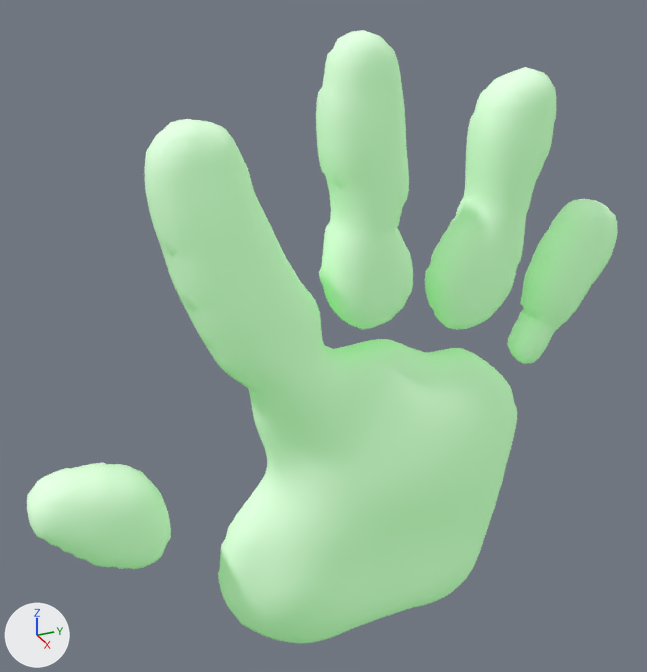
What one commit did to the glTF model cwhand.glb.
One viewpoint serves both versions: a 50 mm lens placed at (18.62, -9.28, 11.79), pointed at (-0.71, -0.58, 2.12). The lights are fixed; the arrows at lower left show +X, +Y and +Z. Where no turn or scale is listed for an object, it has been applied to the vertices.

Before the edit, the objects in view are built like this:
```python
mat_material_001 = principled_material('Material.001')
mat_material_001.base_color = (0.8, 0.8, 0.8)  # white #e7e7e7
mat_material_001.roughness = 1.0
mat_material_001.emission_color = (0.0204, 0.3, 0.0126)  # green #27951d
mat_material_001.emission_strength = 1.0
me_plane_002 = bpy.data.meshes.new('Plane.002')
me_plane_002.from_pydata(...)  # 4168 vertices, 8316 faces; spans x -1.4..1.4, y -8.9..7.4, z -7.1..9.9
me_plane_002.materials.append(mat_material_001)  # white #e7e7e7
ob_hand = bpy.data.objects.new('hand', me_plane_002)
ob_hand.location = (-0.13, 0.49, -0.23)
```
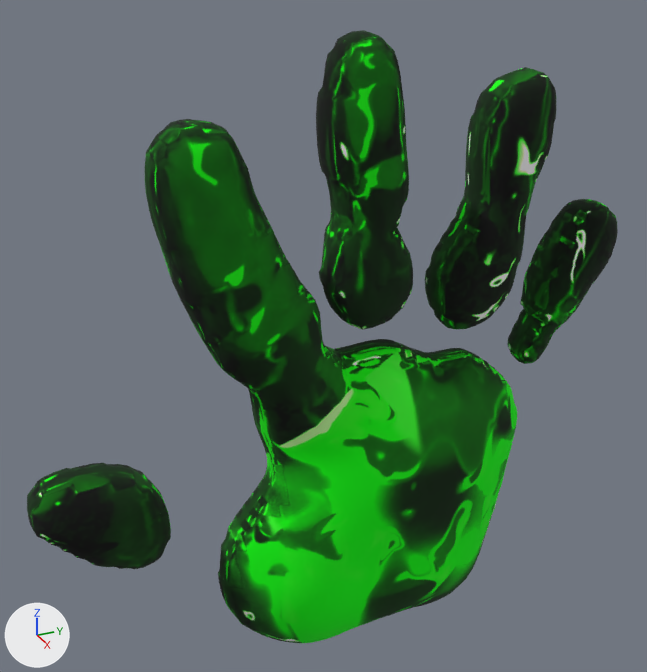
Diff of the bpy script that builds the scene:
```diff
--- a/cwhand.glb.py
+++ b/cwhand.glb.py
@@ img_hand_basecolor @@
+img_hand_basecolor = load_image('hand_basecolor', '_unpacked/hand_basecolor', 1024, 1024, 'sRGB')
@@ mat_material_001 @@
 mat_material_001 = principled_material('Material.001')
-mat_material_001.base_color = (0.8, 0.8, 0.8)  # white #e7e7e7
+mat_material_001.texture = img_hand_basecolor
 mat_material_001.roughness = 1.0
-mat_material_001.emission_color = (0.0204, 0.3, 0.0126)  # green #27951d
-mat_material_001.emission_strength = 1.0
```

What differs and where, as boxes (x1, y1, x2, y2) in the pictures (647 x 672 px):
'hand', surface changed: (27, 30, 618, 643) in both
